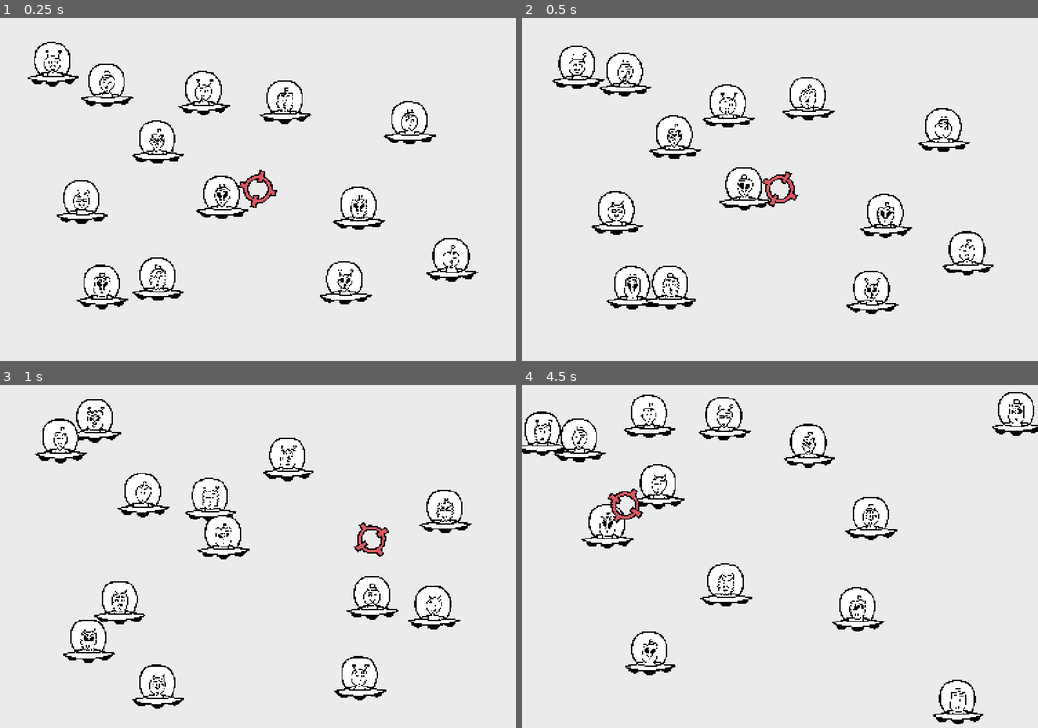
Above: before the commit, frames 1-4 (two rows, left to right).
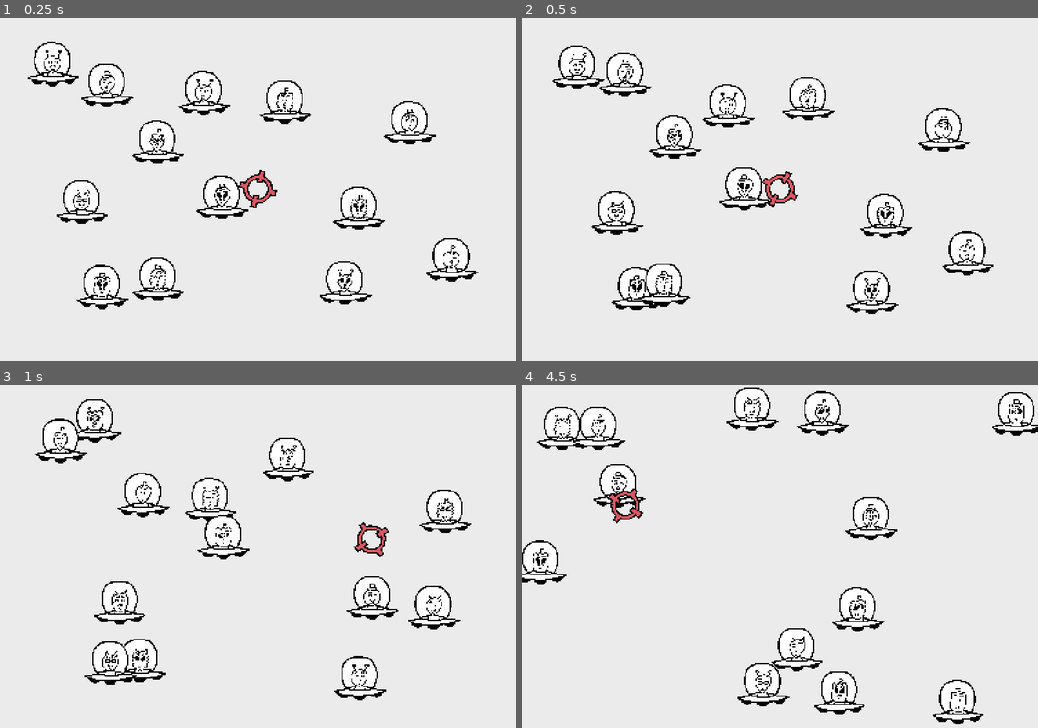
Above: after the commit, the same moments.

Repository: Pablo01bm/jaen-jam
Game: Godot game, scene res://scenes/Level/LevelA/LevelA.tscn
The game is run twice, just before and just after one commit, with the same random seed, the same clock (stepped at 60 frames per second) and the same inputs. This scene is started directly instead of the project's main scene.
Inputs (mouse positions are in pixels of both pictures, inside the frame that each line leads up to):
- Up to frame 1 (0.25 s): no input
- Up to frame 2 (0.5 s): no input
- Up to frame 3 (1 s): move the mouse to (371, 539) at 0.52 s; tap R (rumble) at 0.6 s
- Up to frame 4 (4.5 s): move the mouse to (676, 573) at 1.27 s; click (676, 573) at 1.35 s; move the mouse to (831, 481) at 2.02 s; tap R (rumble) at 2.1, 3.6 s; move the mouse to (754, 625) at 2.77 s; click (754, 625) at 2.85 s; move the mouse to (934, 607) at 3.52 s; move the mouse to (625, 505) at 4.27 s; click (625, 505) at 4.35 s

Frame 1 is identical in both runs. In frame 2, 0.7% of the frame differs, in the area x 16-34%, y 71-86%; in frame 3, 1.0%; in frame 4, 4.5%, in the area x 0-67%, y 0-97%.

Commit message:
Overlaping logic added

Diff:
--- a/project.godot
+++ b/project.godot
@@ -65,6 +65,11 @@
 ]
 }
 
+[layer_names]
+
+2d_physics/layer_2="Aliens"
+2d_physics/layer_3="Walls"
+
 [physics]
 
 3d/physics_engine="Jolt Physics"
--- a/scenes/Alien/Alien.tscn
+++ b/scenes/Alien/Alien.tscn
@@ -16,8 +16,8 @@
 radius = 9.29432
 
 [node name="Alien" type="CharacterBody2D" unique_id=1485095013]
-collision_layer = 3
-collision_mask = 3
+collision_layer = 2
+collision_mask = 4
 script = ExtResource("1_23cvm")
 
 [node name="Ovni" type="Node2D" parent="." unique_id=1608249517]
--- a/scenes/Alien/alien.gd
+++ b/scenes/Alien/alien.gd
@@ -6,6 +6,7 @@
 var SPEED_X = RandomNumberGenerator.new()
 var SPEED_Y = RandomNumberGenerator.new()
 var RANDOM = RandomNumberGenerator.new()
+@export var Z_INDEX_VALUE = 0
 
 var is_hijoputa: bool = false
 
@@ -17,6 +18,7 @@
 	SPEED_Y = SPEED_Y.randf_range(-200.0, 200.0)
 	velocity.x = SPEED_X
 	velocity.y = SPEED_Y
+	z_index = Z_INDEX_VALUE
 
 
 func _physics_process(delta):
--- a/scenes/Level/LevelA/LevelA.tscn
+++ b/scenes/Level/LevelA/LevelA.tscn
@@ -7,46 +7,49 @@
 
 [node name="LevelA" type="Node2D" unique_id=1252264966]
 script = ExtResource("1_pth44")
+velocidad = null
 
 [node name="TestingBouncing" parent="." unique_id=633372936 instance=ExtResource("2_ceoao")]
 
 [node name="Player" parent="." unique_id=126226238 instance=ExtResource("4_ceoao")]
 
-[node name="Alien" parent="." unique_id=1485095013 instance=ExtResource("3_xjaht")]
+[node name="Aliens" type="Node2D" parent="." unique_id=2108784629]
+
+[node name="Alien" parent="Aliens" unique_id=1485095013 instance=ExtResource("3_xjaht")]
 position = Vector2(1034, 528)
 
-[node name="Alien2" parent="." unique_id=2002073948 instance=ExtResource("3_xjaht")]
+[node name="Alien2" parent="Aliens" unique_id=2002073948 instance=ExtResource("3_xjaht")]
 position = Vector2(326, 221)
 
-[node name="Alien3" parent="." unique_id=905469524 instance=ExtResource("3_xjaht")]
+[node name="Alien3" parent="Aliens" unique_id=905469524 instance=ExtResource("3_xjaht")]
 position = Vector2(830, 249)
 
-[node name="Alien4" parent="." unique_id=545454846 instance=ExtResource("3_xjaht")]
+[node name="Alien4" parent="Aliens" unique_id=545454846 instance=ExtResource("3_xjaht")]
 position = Vector2(205, 499)
 
-[node name="Alien5" parent="." unique_id=806084223 instance=ExtResource("3_xjaht")]
+[node name="Alien5" parent="Aliens" unique_id=806084223 instance=ExtResource("3_xjaht")]
 position = Vector2(1334, 718)
 
-[node name="Alien6" parent="." unique_id=552445047 instance=ExtResource("3_xjaht")]
+[node name="Alien6" parent="Aliens" unique_id=552445047 instance=ExtResource("3_xjaht")]
 position = Vector2(475, 371)
 
-[node name="Alien7" parent="." unique_id=1918898411 instance=ExtResource("3_xjaht")]
+[node name="Alien7" parent="Aliens" unique_id=1918898411 instance=ExtResource("3_xjaht")]
 position = Vector2(150, 120)
 
-[node name="Alien8" parent="." unique_id=2004046912 instance=ExtResource("3_xjaht")]
+[node name="Alien8" parent="Aliens" unique_id=2004046912 instance=ExtResource("3_xjaht")]
 position = Vector2(590, 175)
 
-[node name="Alien9" parent="." unique_id=2147357109 instance=ExtResource("3_xjaht")]
+[node name="Alien9" parent="Aliens" unique_id=2147357109 instance=ExtResource("3_xjaht")]
 position = Vector2(992, 739)
 
-[node name="Alien10" parent="." unique_id=1156260577 instance=ExtResource("3_xjaht")]
+[node name="Alien10" parent="Aliens" unique_id=1156260577 instance=ExtResource("3_xjaht")]
 position = Vector2(264, 772)
 
-[node name="Alien11" parent="." unique_id=1766448357 instance=ExtResource("3_xjaht")]
+[node name="Alien11" parent="Aliens" unique_id=1766448357 instance=ExtResource("3_xjaht")]
 position = Vector2(648, 545)
 
-[node name="Alien12" parent="." unique_id=139766061 instance=ExtResource("3_xjaht")]
+[node name="Alien12" parent="Aliens" unique_id=139766061 instance=ExtResource("3_xjaht")]
 position = Vector2(1161, 280)
 
-[node name="Alien13" parent="." unique_id=1799475700 instance=ExtResource("3_xjaht")]
+[node name="Alien13" parent="Aliens" unique_id=1799475700 instance=ExtResource("3_xjaht")]
 position = Vector2(509, 740)
--- a/scenes/Level/level.gd
+++ b/scenes/Level/level.gd
@@ -17,6 +17,7 @@
 	_collect_aliens()
 	_generate_hijoputas()
 	GameManager.register_level(self)
+	_assign_z_index()
 
 
 func _collect_aliens() -> void:
@@ -78,3 +79,10 @@
 
 func _check_victory() -> void:
 	level_completed.emit()
+
+func _assign_z_index() -> void:
+	var aliensNode = get_node("Aliens")
+	var i = 0
+	for childAlien in aliensNode.get_children():
+		childAlien.z_index = i
+		i+=1
--- a/scenes/TestingBouncing/TestingBouncing.tscn
+++ b/scenes/TestingBouncing/TestingBouncing.tscn
@@ -19,6 +19,7 @@
 
 [node name="LeftWall" type="StaticBody2D" parent="." unique_id=624928931]
 position = Vector2(-10, 0)
+collision_layer = 4
 
 [node name="LeftColl" type="CollisionShape2D" parent="LeftWall" unique_id=1324058868]
 position = Vector2(0, 511.5)
@@ -26,6 +27,7 @@
 
 [node name="AboveWall" type="StaticBody2D" parent="." unique_id=1857485449]
 position = Vector2(600, 0)
+collision_layer = 4
 
 [node name="AboveColl" type="CollisionShape2D" parent="AboveWall" unique_id=1787799359]
 position = Vector2(176.5, -9.5)
@@ -33,6 +35,7 @@
 
 [node name="RightWall" type="StaticBody2D" parent="." unique_id=1302062110]
 position = Vector2(1503, 0)
+collision_layer = 4
 
 [node name="RightColl" type="CollisionShape2D" parent="RightWall" unique_id=1074127657]
 position = Vector2(17.375, 512)
@@ -40,6 +43,7 @@
 
 [node name="BelowWall" type="StaticBody2D" parent="." unique_id=269460182]
 position = Vector2(600, 1000)
+collision_layer = 4
 
 [node name="BelowColl" type="CollisionShape2D" parent="BelowWall" unique_id=2116020024]
 position = Vector2(180.5, 16.470032)
--- a/scenes/player/Player.tscn
+++ b/scenes/player/Player.tscn
@@ -6,7 +6,7 @@
 [sub_resource type="CircleShape2D" id="CircleShape2D_2mw1b"]
 
 [node name="Player" type="Node2D" unique_id=126226238]
-z_index = 10
+z_index = 100
 script = ExtResource("1_gfjak")
 
 [node name="Heircross" type="Area2D" parent="." unique_id=1278668603]
--- a/scenes/player/player.gd
+++ b/scenes/player/player.gd
@@ -15,6 +15,12 @@
 
 
 func _shoot() -> void:
+	var aux = -1;
+	var aux_body
 	for body in $Heircross.get_overlapping_bodies():
 		if body is Alien:
-			body.receive_hit()
+			if aux < body.z_index:
+				aux = body.z_index
+				aux_body = body
+	if aux_body != null:
+		aux_body.receive_hit()
